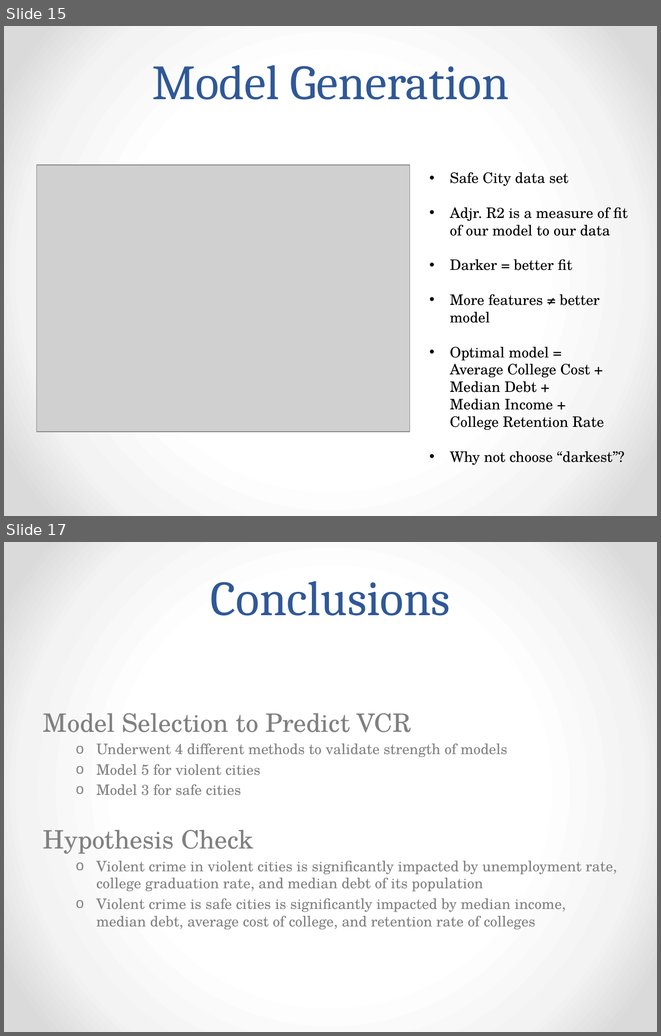
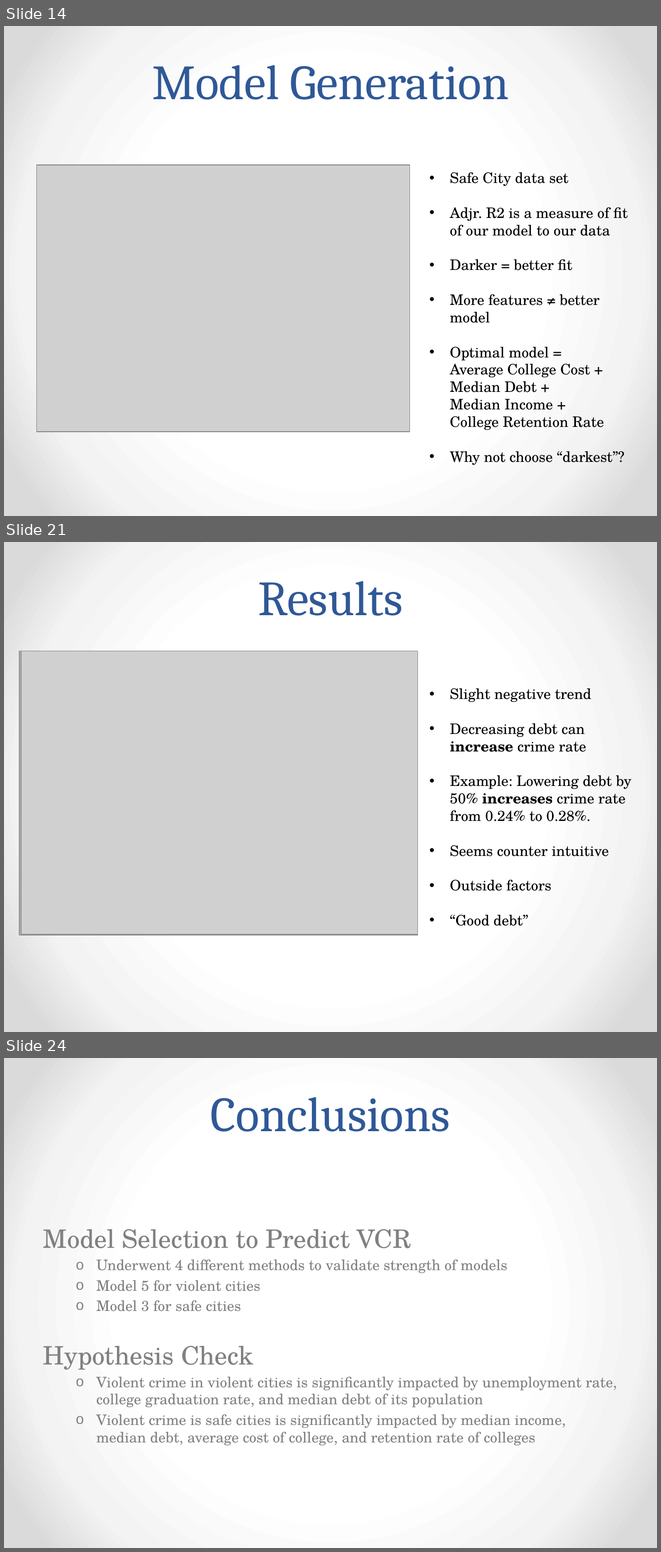
Before and after one commit to Majorfalcon/Foundations-of-Data-Science-Capstone, a slide deck: Capstone – Presentation.pptx. Shown one above the other, each under a label of ours: slides 15 and 17 before the commit, slides 14, 21 and 24 after it; the slides between them are not shown. The pictures are 661x1036 and 661x1552 pixels, drawn with LibreOffice and Linux fonts; fonts in the diff are those of the drawing; grey boxes stand for pictures. Boxes give left, top, right and bottom in pixels: in the first picture for what was removed or moved away, otherwise in the second. Text is boxed around its words. In the diff, an @@ line names an element or a change of style, - is before the commit and + after.

```diff
--- a/Capstone – Presentation.pptx
+++ b/Capstone – Presentation.pptx
@@ slide 21 added at (x1=4, y1=542, x2=657, y2=1032), background gradient #FFFFFF to #F4F4F4 to #DADADA @@
@@ title added at (x1=258, y1=581, x2=403, y2=616), 54 pt, text #2F5897 @@
+Results
@@ picture added at (x1=20, y1=651, x2=418, y2=936) @@
@@ picture added at (x1=21, y1=651, x2=418, y2=934) @@
@@ text added at (x1=450, y1=688, x2=632, y2=926), 16 pt, text #000000 @@
+• Slight negative trend
+• Decreasing debt can increase crime rate
+• Example: Lowering debt by 50% increases crime rate from 0.24% to 0.28%.
+• Seems counter intuitive
+• Outside factors
+• “Good debt”
@@ what was slide 15 is now slide 14 @@
@@ what was slide 17 is now slide 24 @@
```
Also in this commit, not shown: 2 slides changed, 7 other slides added, 1 slide removed.
